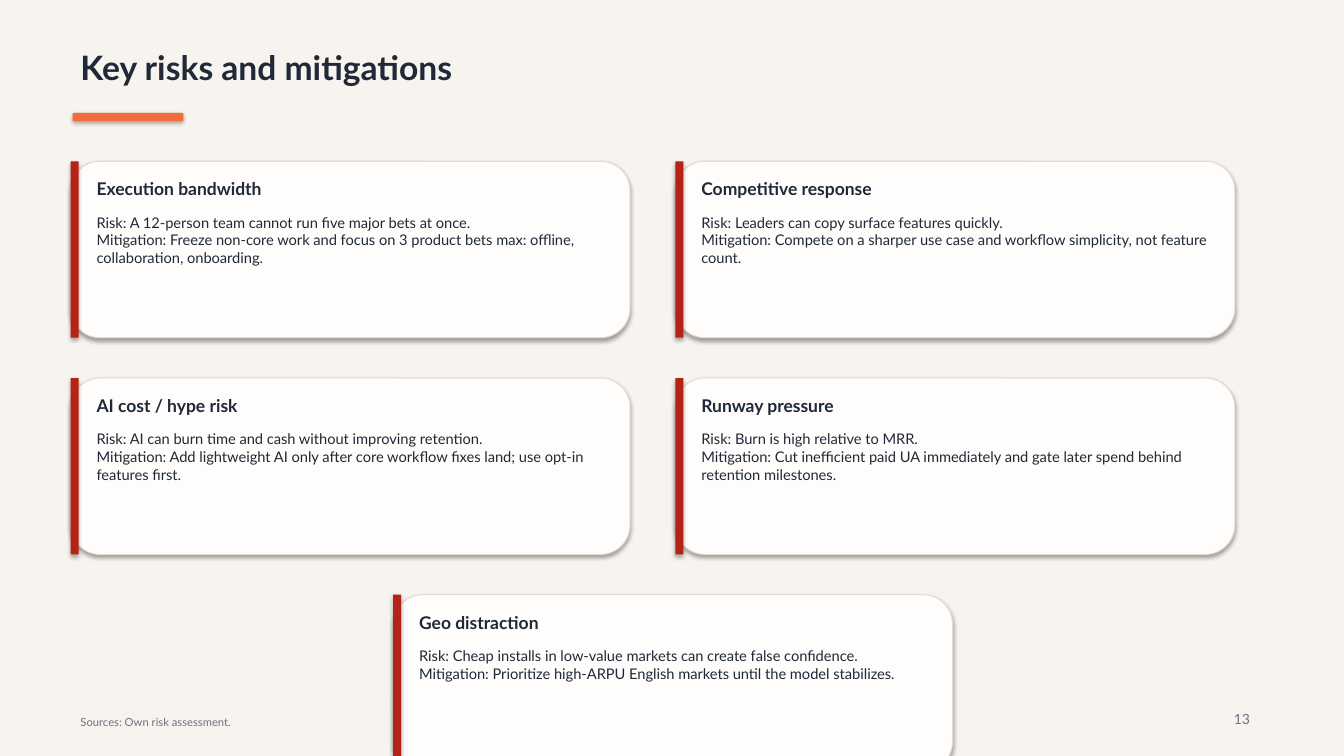
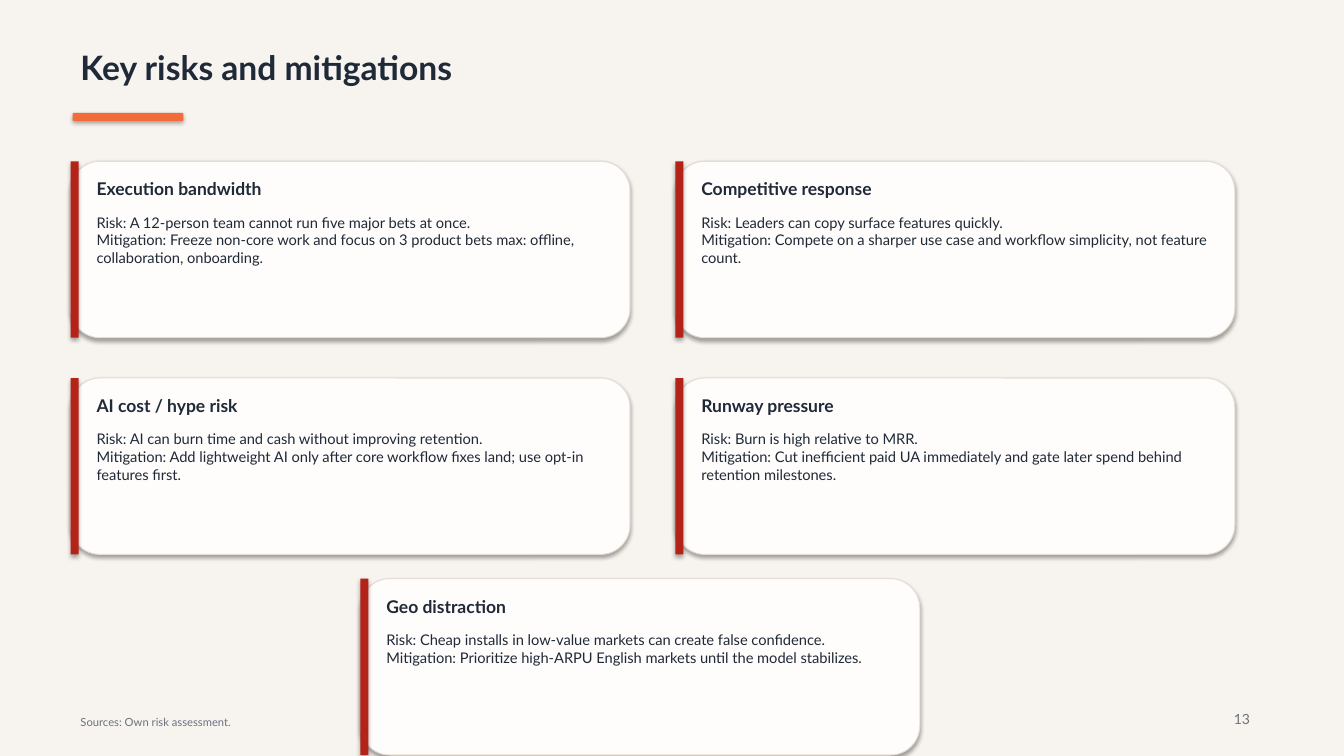
Before and after one commit to TEZv/Genesis-Academy_Strategy-Operations-School-2.0-Case-Task, a slide deck: slide 13 of deliverables/taskflow-case-presentation.pptx. Drawn at 1344x756 pixels with LibreOffice and Linux fonts; fonts in the diff are those of the drawing. Boxes give left, top, right and bottom in pixels: in the first picture for what was removed or moved away, otherwise in the second. Text is boxed around its words. In the diff, an @@ line names an element or a change of style, - is before the commit and + after.

```diff
--- a/deliverables/taskflow-case-presentation.pptx
+++ b/deliverables/taskflow-case-presentation.pptx
@@ rounded rectangle: place and size @@
-rounded rectangle at (393, 595, 953, 756)
+rounded rectangle at (361, 579, 921, 755)
@@ rectangle: place and size @@
-rectangle at (393, 595, 401, 756)
+rectangle at (361, 579, 369, 755)
@@ text "Geo distraction": place and size @@
-text "Geo distraction" at (419, 616, 538, 629)
+text "Geo distraction" at (386, 600, 506, 613)
@@ text "Risk: Cheap installs in low-value ...": place and size @@
-text "Risk: Cheap installs in low-value ..." at (419, 650, 894, 682)
+text "Risk: Cheap installs in low-value ..." at (386, 634, 862, 666)
```
Also in this commit, not shown: 2 other slides changed.
